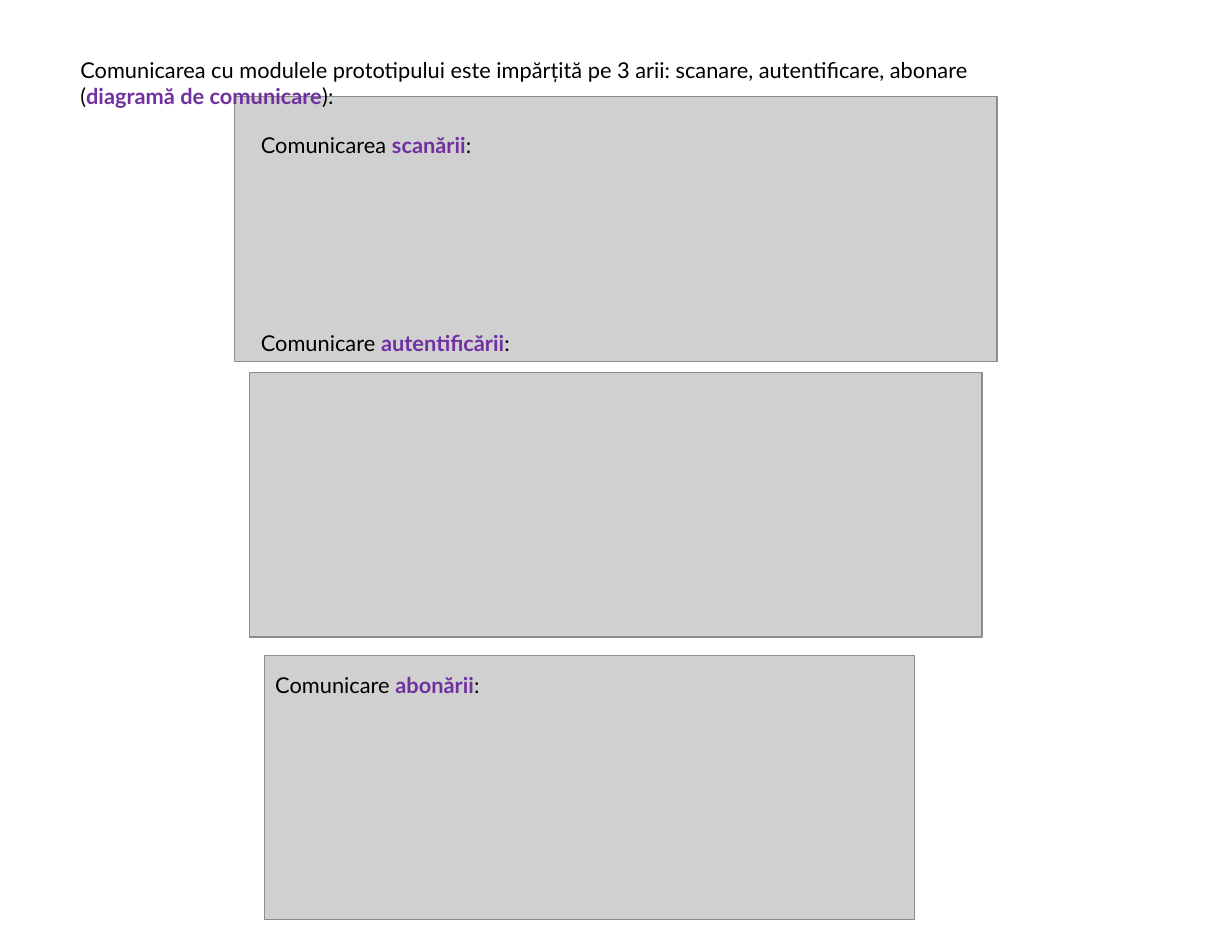
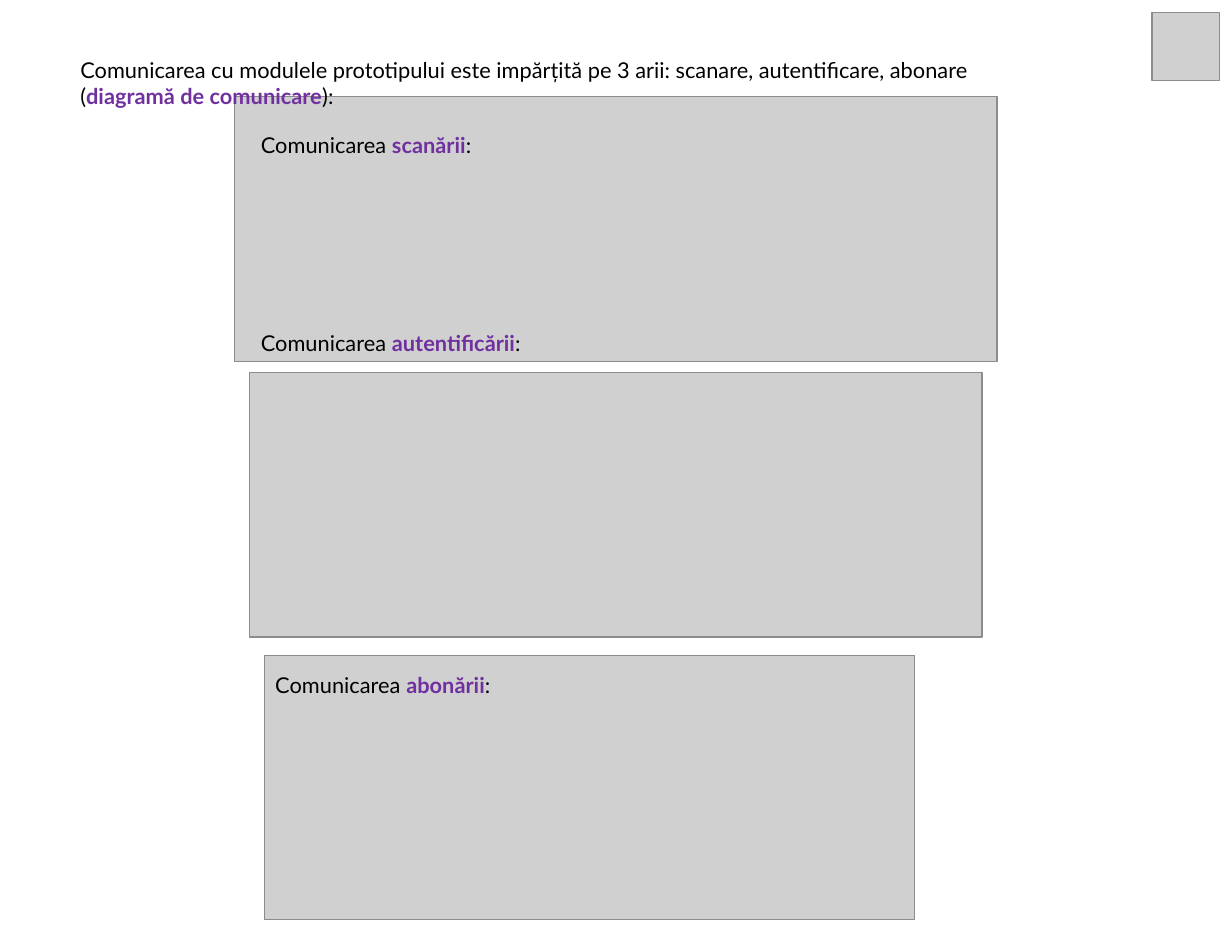
Before and after one commit to retiantonio/web-guard-scanner, a slide deck: slide 7 of PowerPoint-Presentation/web-guard-scanner-presentation.pptx. Drawn at 1232x952 pixels with LibreOffice and Linux fonts; fonts in the diff are those of the drawing; grey boxes stand for pictures. Boxes give left, top, right and bottom in pixels: in the first picture for what was removed or moved away, otherwise in the second. Text is boxed around its words. In the diff, an @@ line names an element or a change of style, - is before the commit and + after.

```diff
--- a/PowerPoint-Presentation/web-guard-scanner-presentation.pptx
+++ b/PowerPoint-Presentation/web-guard-scanner-presentation.pptx
@@ picture added at (1152, 12, 1220, 80) @@
@@ text at (261, 335, 521, 351): text changed @@
-Comunicare autentificării:
+Comunicarea autentificării:
@@ text at (275, 677, 490, 693): text changed @@
-Comunicare abonării:
+Comunicarea abonării:
```
Also in this commit, not shown: 9 other slides changed.
